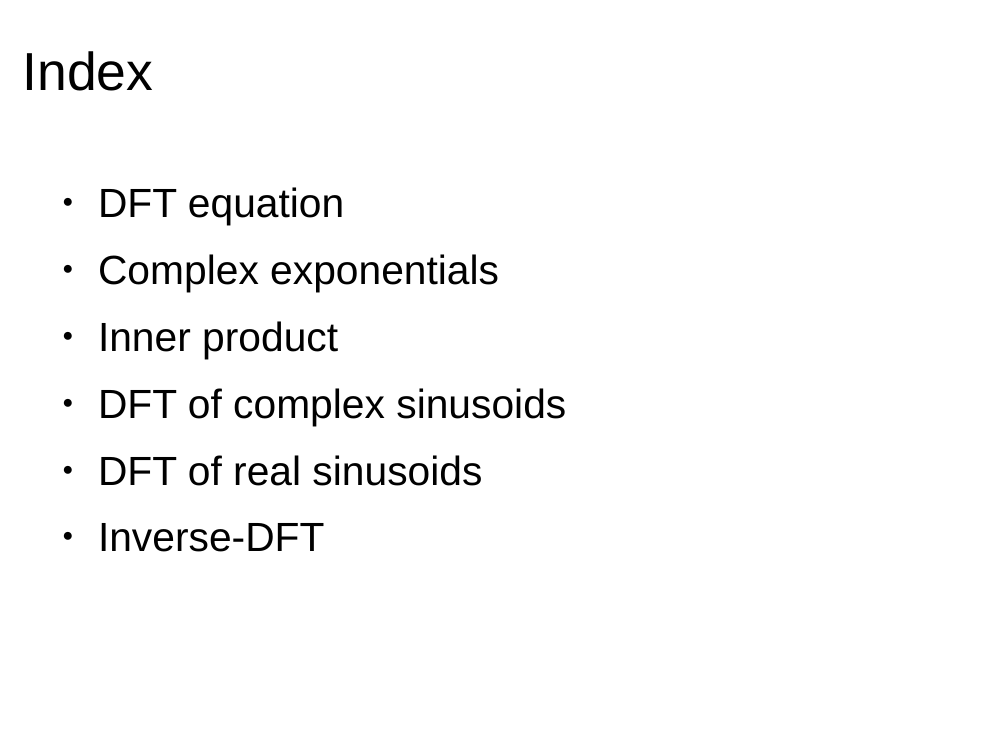
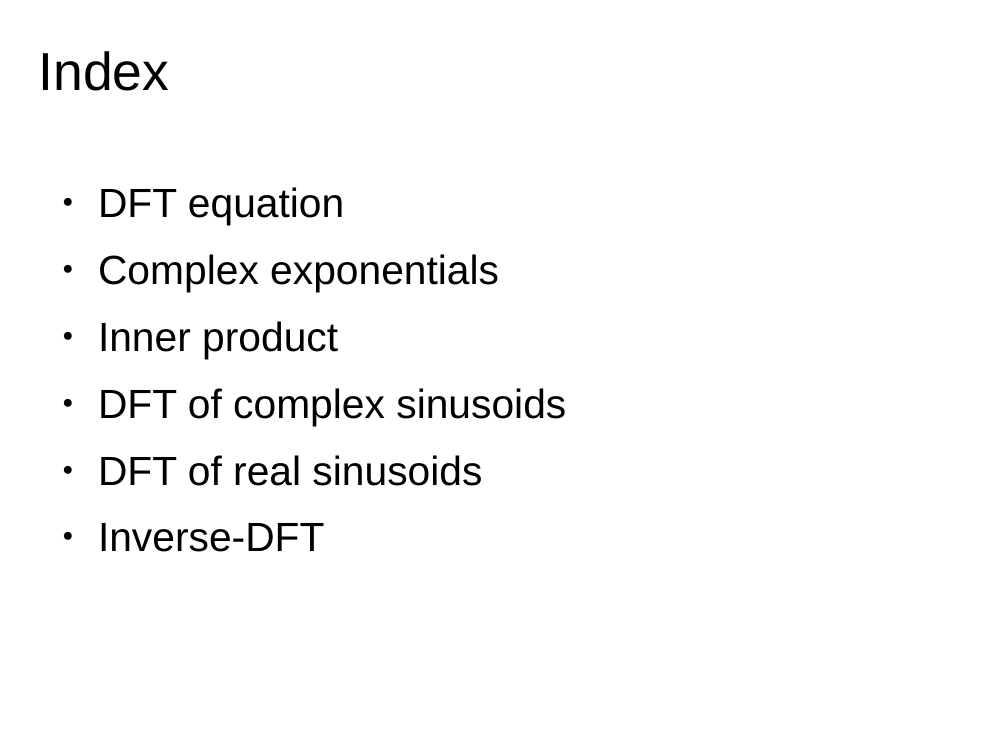
Before and after one commit to MTG/sms-tools, a slide deck: slide 2 of teaching-material/lectures/lect2-DFT/2-DFT.odp. Drawn at 1008x756 pixels with LibreOffice and Linux fonts; fonts in the diff are those of the drawing. Boxes give left, top, right and bottom in pixels: in the first picture for what was removed or moved away, otherwise in the second. Text is boxed around its words. In the diff, an @@ line names an element or a change of style, - is before the commit and + after.

```diff
--- a/teaching-material/lectures/lect2-DFT/2-DFT.odp
+++ b/teaching-material/lectures/lect2-DFT/2-DFT.odp
@@ title "Index": place and size @@
-title "Index" at bbox=[23, 51, 154, 91]
+title "Index" at bbox=[38, 51, 169, 91]
```
Also in this commit, not shown: 5 other files.
